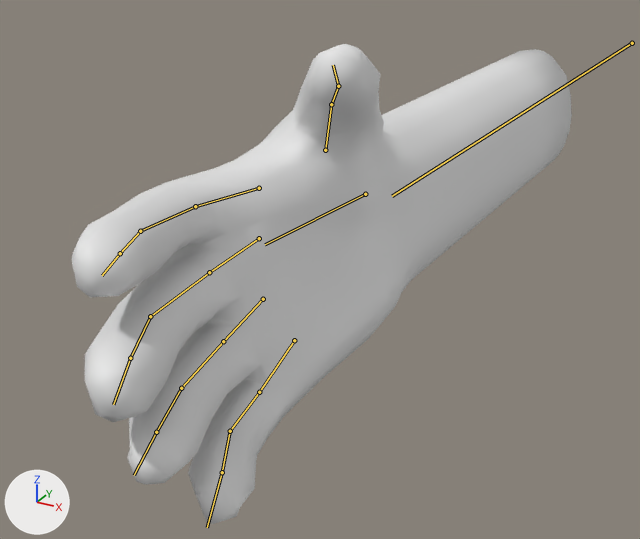
One commit to the FBX model Assets/Models/Player/PlayerHand.fbx: the scene before it, then after it.
Both versions are drawn from a 50 mm camera at (0.688, -2.648, 0.603) aimed at (-0.111, -1.196, -0.123). The axes (+X, +Y, +Z) are drawn at lower left. The lights are the same throughout. The older version comes first. The bones that change, and the others that lie on the model, are drawn over the model as lines.

In view in the first picture: 'Model'.
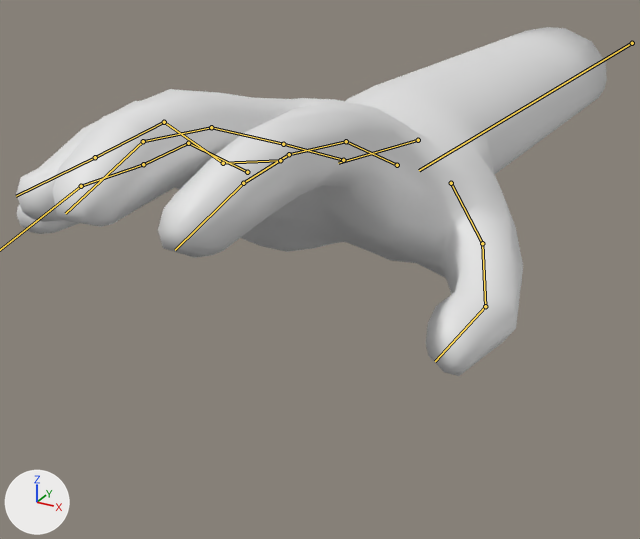
The newer file adds an action. The first version stands in its rest pose; the second is drawn at frame 1 of the action 'Rig|Drop'.

What the commit changed:
Bone 'Hueso maestro' (bone_hueso_maestro) turns from (0, 0, 0) to (-88, -88, 90) degrees about its own x, y and z.
Bone 'Pulgar1' (bone_pulgar1) turns from (0, 0, 0) to (-10, -1, -5) degrees about its own x, y and z.
Bone 'Pulgar2' (bone_pulgar2) turns from (0, 0, 0) to (18, 13, 1) degrees about its own x, y and z.
Bone 'Pulgar3' (bone_pulgar3) turns from (0, 0, 0) to (4, -30, -26) degrees about its own x, y and z.
Bone 'Indice1' (bone_indice1) turns from (0, 0, 0) to (28, -24, -19) degrees about its own x, y and z.
Bone 'Indice2' (bone_indice2) turns from (0, 0, 0) to (-5, 22, 9) degrees about its own x, y and z.
Bone 'Indice3' (bone_indice3) turns from (0, 0, 0) to (10, 23, 7) degrees about its own x, y and z.
Bone 'Indice4' (bone_indice4) turns from (0, 0, 0) to (-9, -6, -18) degrees about its own x, y and z.
Bone 'Corazon1' (bone_corazon1) turns from (0, 0, 0) to (28, -5, -7) degrees about its own x, y and z.
Bone 'Corazon2' (bone_corazon2) turns from (0, 0, 0) to (2, 4, 4) degrees about its own x, y and z.
Bone 'Corazon3' (bone_corazon3) turns from (0, 0, 0) to (7, -3, 2) degrees about its own x, y and z.
Bone 'Corazon4' (bone_corazon4) turns from (0, 0, 0) to (-19, 0, -3) degrees about its own x, y and z.
Bone 'Anular1' (bone_anular1) turns from (0, 0, 0) to (21, 0, 2) degrees about its own x, y and z.
Bone 'Anular2' (bone_anular2) turns from (0, 0, 0) to (27, -11, -3) degrees about its own x, y and z.
Bone 'Anular3' (bone_anular3) turns from (0, 0, 0) to (-31, 12, -6) degrees about its own x, y and z.
Bone 'Anular4' (bone_anular4) turns from (0, 0, 0) to (6, -6, -4) degrees about its own x, y and z.
Bone 'Meñique1' (bone_meñique1) turns from (0, 0, 0) to (41, 1, 2) degrees about its own x, y and z.
Bone 'Meñique2' (bone_meñique2) turns from (0, 0, 0) to (-30, 0, 4) degrees about its own x, y and z.
Bone 'Meñique3' (bone_meñique3) turns from (0, 0, 0) to (22, -12, -15) degrees about its own x, y and z.
Bone 'Meñique4' (bone_meñique4) turns from (0, 0, 0) to (-23, 5, -3) degrees about its own x, y and z.

Location of each change, (x1, y1, x2, y2) in pixels of the pictures (640 x 539 px):
'Model', posed (18% wider, 27% shorter)
    before: (72, 44, 572, 524)
    after: (16, 27, 607, 376)
bone 'Hueso maestro', root to tip
    before: (632, 43) to (392, 196)
    after: (632, 43) to (419, 170)
bone 'Pulgar1', root to tip
    before: (325, 150) to (331, 104)
    after: (451, 183) to (482, 243)
bone 'Pulgar2', root to tip
    before: (331, 104) to (338, 86)
    after: (482, 243) to (485, 306)
bone 'Pulgar3', root to tip
    before: (338, 86) to (333, 65)
    after: (485, 306) to (435, 361)
bone 'Indice1', root to tip
    before: (259, 188) to (195, 206)
    after: (397, 165) to (346, 141)
bone 'Indice2', root to tip
    before: (195, 206) to (140, 231)
    after: (346, 141) to (289, 154)
bone 'Indice3', root to tip
    before: (140, 231) to (120, 253)
    after: (289, 154) to (243, 183)
bone 'Indice4', root to tip
    before: (120, 253) to (102, 275)
    after: (243, 183) to (175, 250)
bone 'Corazon1', root to tip
    before: (259, 238) to (209, 272)
    after: (343, 160) to (283, 144)
bone 'Corazon2', root to tip
    before: (209, 272) to (150, 316)
    after: (283, 144) to (211, 127)
bone 'Corazon3', root to tip
    before: (150, 316) to (130, 358)
    after: (211, 127) to (143, 141)
bone 'Corazon4', root to tip
    before: (130, 358) to (113, 404)
    after: (143, 141) to (65, 213)
bone 'Anular1', root to tip
    before: (263, 299) to (223, 341)
    after: (280, 160) to (223, 163)
bone 'Anular2', root to tip
    before: (223, 341) to (181, 388)
    after: (223, 163) to (164, 122)
bone 'Anular3', root to tip
    before: (181, 388) to (156, 432)
    after: (164, 122) to (95, 157)
bone 'Anular4', root to tip
    before: (156, 432) to (134, 475)
    after: (95, 157) to (16, 196)
bone 'Meñique1', root to tip
    before: (294, 340) to (259, 392)
    after: (247, 172) to (188, 143)
bone 'Meñique2', root to tip
    before: (259, 392) to (230, 431)
    after: (188, 143) to (143, 164)
bone 'Meñique3', root to tip
    before: (230, 431) to (222, 472)
    after: (143, 164) to (81, 186)
